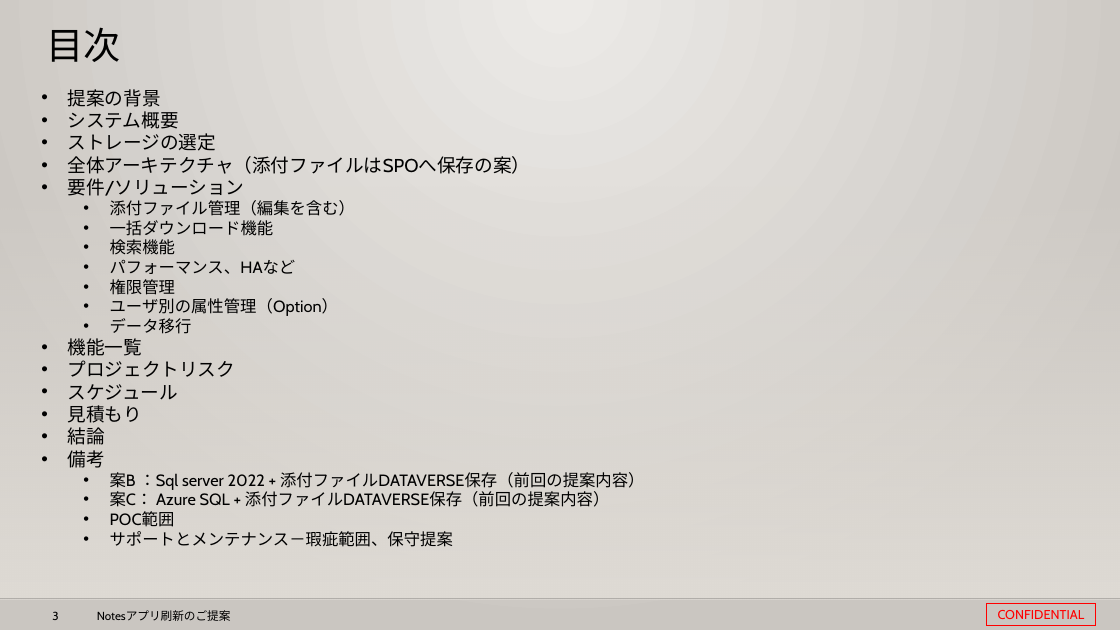
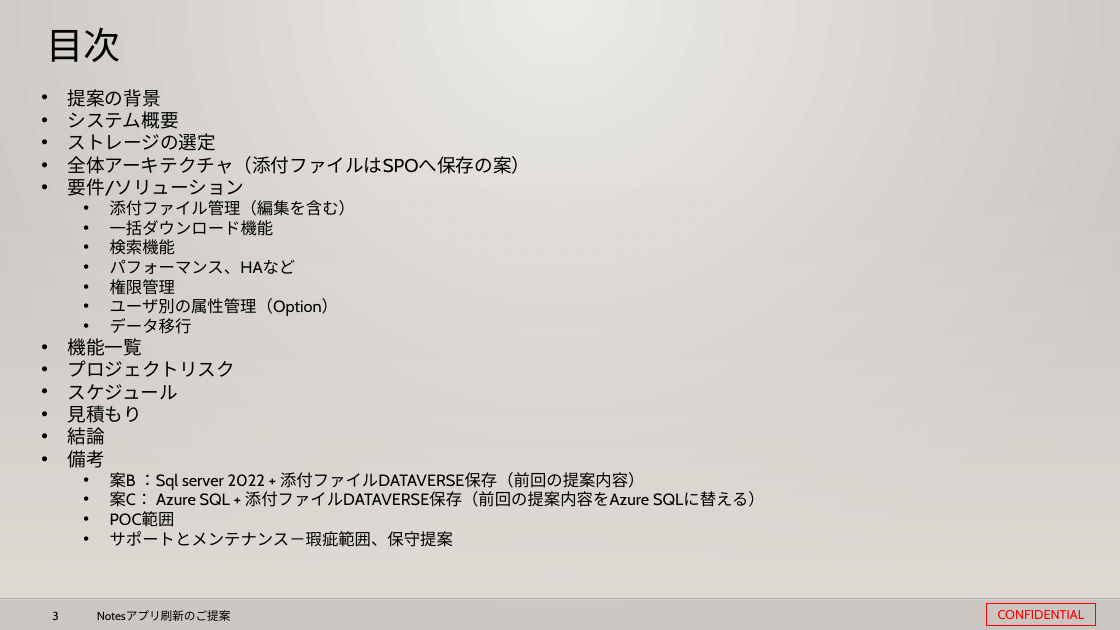
Before and after one commit to 0494938/Notes--CMS-Online, a slide deck: slide 3 of Notesアプリ刷新プロジェクト提案見積もり.pptx. Drawn at 1120x630 pixels with LibreOffice and Linux fonts; fonts in the diff are those of the drawing; background and template pictures are left out. Boxes give left, top, right and bottom in pixels: in the first picture for what was removed or moved away, otherwise in the second. Text is boxed around its words. In the diff, an @@ line names an element or a change of style, - is before the commit and + after.

```diff
--- a/Notesアプリ刷新プロジェクト提案見積もり.pptx
+++ b/Notesアプリ刷新プロジェクト提案見積もり.pptx
@@ text at [110, 491, 765, 507]: text changed @@
-  • 案C： Azure SQL + 添付ファイルDATAVERSE保存（前回の提案内容）
+  • 案C： Azure SQL + 添付ファイルDATAVERSE保存（前回の提案内容をAzure SQLに替える）
```
Also in this commit, not shown: 9 other slides changed.
